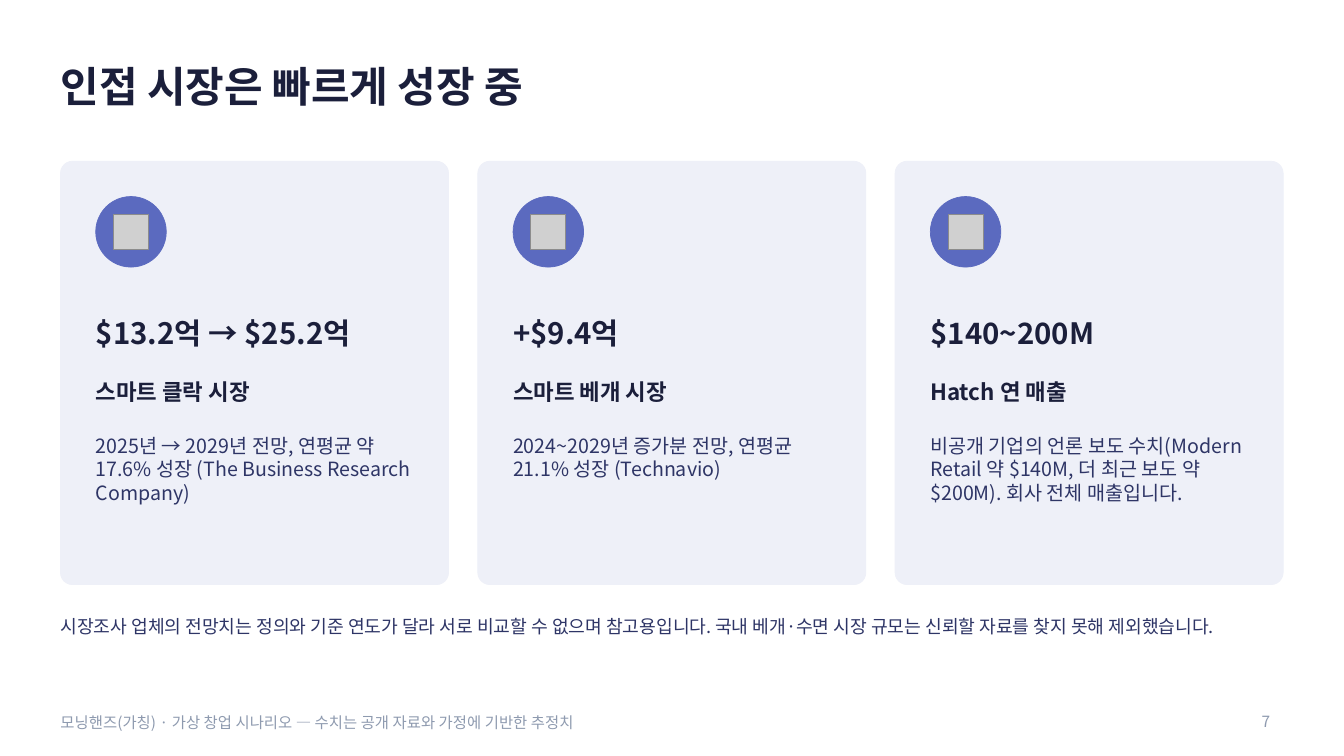
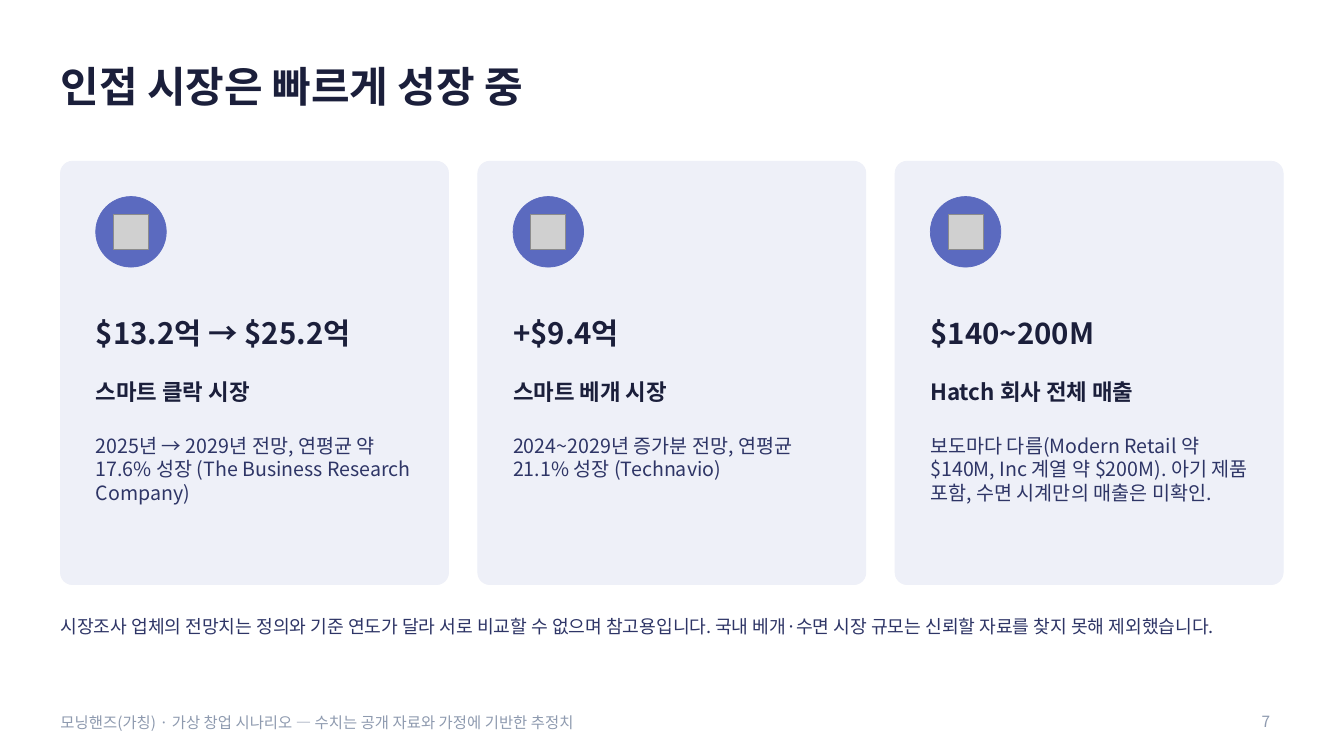
Before and after one commit to g975682-source/-, a slide deck: slide 7 of MorningHands_Business_Analysis.pptx. Drawn at 1344x756 pixels with LibreOffice and Linux fonts; fonts in the diff are those of the drawing; grey boxes stand for pictures. Boxes give left, top, right and bottom in pixels: in the first picture for what was removed or moved away, otherwise in the second. Text is boxed around its words. In the diff, an @@ line names an element or a change of style, - is before the commit and + after.

```diff
--- a/MorningHands_Business_Analysis.pptx
+++ b/MorningHands_Business_Analysis.pptx
@@ text at box(930, 381, 1133, 402): text changed @@
-Hatch 연 매출
+Hatch 회사 전체 매출
@@ text at box(930, 436, 1248, 504): text changed @@
-비공개 기업의 언론 보도 수치(Modern Retail 약 $140M, 더 최근 보도 약 $200M). 회사 전체 매출입니다.
+보도마다 다름(Modern Retail 약 $140M, Inc 계열 약 $200M). 아기 제품 포함, 수면 시계만의 매출은 미확인.
```
Also in this commit, not shown: 5 other slides changed, 2 other files.
